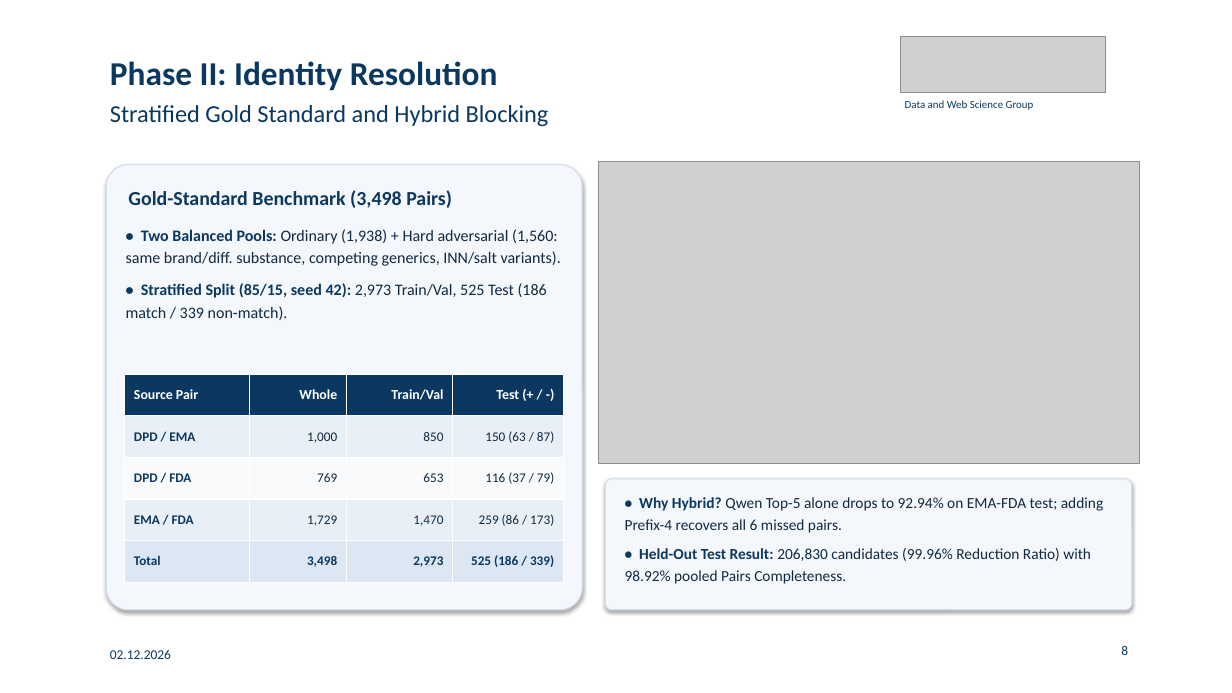
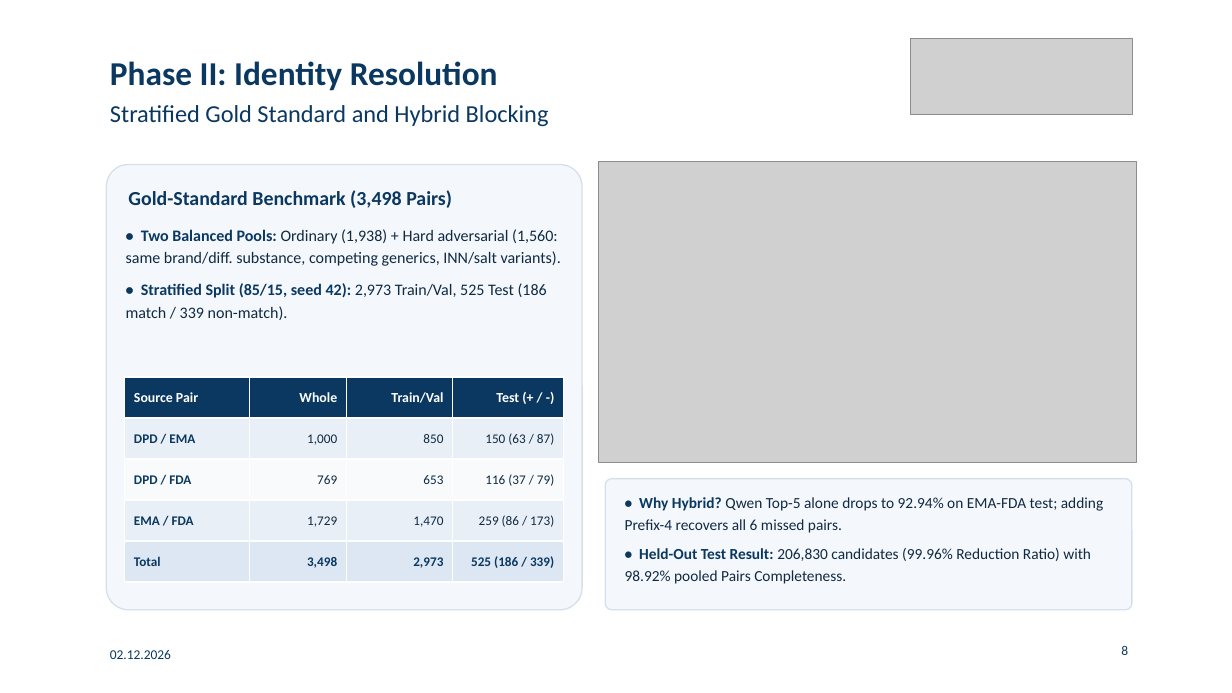
Before and after one commit to gabegagster/wdi-drug-integration, a slide deck: slide 8 of docs/presentation/wdi_drug_integration_presentation.pptx. Drawn at 1232x693 pixels with LibreOffice and Linux fonts; fonts in the diff are those of the drawing; grey boxes stand for pictures. Boxes give left, top, right and bottom in pixels: in the first picture for what was removed or moved away, otherwise in the second. Text is boxed around its words. In the diff, an @@ line names an element or a change of style, - is before the commit and + after.

Commit message:
Add and polish final project presentation slide deck
Create a 17-slide PowerPoint presentation summarizing the three-phase
pharmaceutical drug integration project (Drugs@FDA, EMA Medicines, and
Health Canada DPD) in the University of Mannheim visual style for the
final course presentation.

Key presentation improvements and rationale:
- Strip default theme drop shadows across all shapes, cards, connectors,
  and text boxes to achieve a flat, clean layout without visual clutter.
- Replace low-resolution PDF-cropped branding and cover imagery with the
  official vector-rendered University of Mannheim / School of Business
  Informatics and Mathematics logo (sourced from the DWS Group page) and
  a high-resolution Mannheim Palace panorama.
- Resolve title subtitle wrapping and pipeline diagram text fit issues
  identified via full 17-slide PowerPoint PDF export inspection.

```diff
--- a/docs/presentation/wdi_drug_integration_presentation.pptx
+++ b/docs/presentation/wdi_drug_integration_presentation.pptx
@@ picture: place and size @@
-picture at (901, 37, 1105, 92)
+picture at (910, 39, 1132, 115)
@@ text removed at (905, 100, 1034, 110) @@
-Data and Web Science Group
@@ rounded rectangle at (106, 165, 582, 610): shadow off @@
@@ rounded rectangle at (605, 479, 1132, 610): shadow off @@
```
Also in this commit, not shown: 16 other slides changed, 1 other file.
